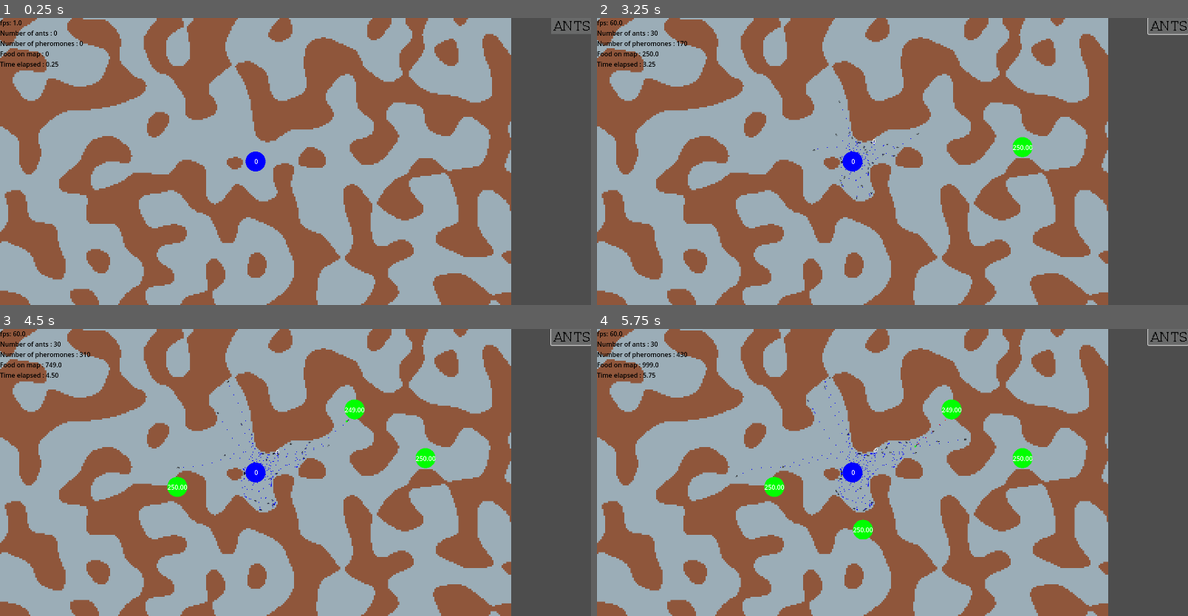
Above: before the commit, frames 1-4 (two rows, left to right).
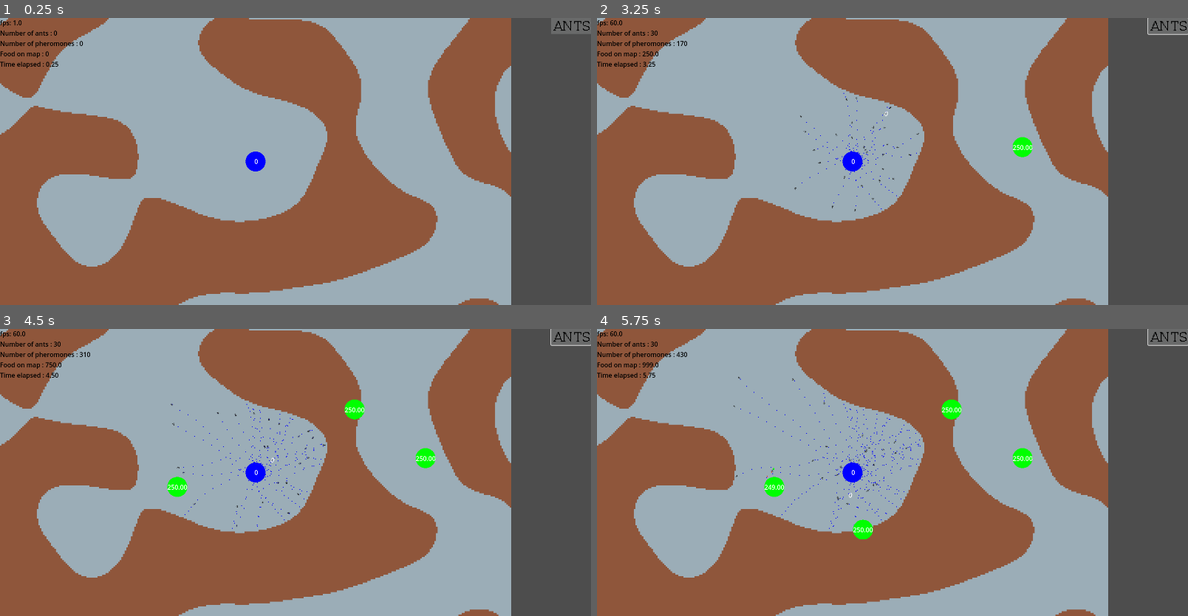
Above: after the commit, the same moments.

Repository: zPrisim/ArtificialAnts
Game: Godot game, scene res://scenes/simulation.tscn
Same seed, same stepped clock (60 frames per second), same inputs: the game is played once before the commit and once after it.
Inputs (mouse positions are in pixels of both pictures, inside the frame that each line leads up to):
- Up to frame 1 (0.25 s): no input
- Up to frame 2 (3.25 s): click (1170, 26) at 0.5 s; click (1170, 26) at 1.25 s; click (1170, 26) at 2 s; move the mouse to (1022, 147) at 2.77 s; click (1022, 147) at 2.92 s
- Up to frame 3 (4.5 s): move the mouse to (177, 486) at 3.52 s; click (177, 486) at 3.67 s; move the mouse to (354, 409) at 4.27 s; click (354, 409) at 4.42 s
- Up to frame 4 (5.75 s): move the mouse to (862, 529) at 5.02 s; click (862, 529) at 5.17 s

The runs differ from the first frame. In frame 1, 45% of the frame differs, in the area x 0-87%, y 0-100%; in frame 2, 45%; in frame 3, 45%; in frame 4, 45%.

Commit message:
modifications minimes

Diff:
--- a/scenes/ant.tscn
+++ b/scenes/ant.tscn
@@ -24,7 +24,7 @@
 collision_mask = 19
 motion_mode = 1
 slide_on_ceiling = false
-wall_min_slide_angle = 2.98277
+wall_min_slide_angle = 0.0
 platform_on_leave = 2
 script = ExtResource("1_5tacl")
 
@@ -82,4 +82,5 @@
 shape = SubResource("CircleShape2D_1c1h0")
 
 [node name="frontRayCast2D" type="RayCast2D" parent="."]
+enabled = false
 target_position = Vector2(0, -6)
--- a/scripts/ant_movement.gd
+++ b/scripts/ant_movement.gd
@@ -79,25 +79,18 @@
 	var randomRadius = sqrt(randf())
 	var randomPoint = Vector2(randomRadius * cos(randomAngle), randomRadius * sin(randomAngle))
 
-
+	var avoidance =  Vector2(0,0)
 	if frontObstacleRay.is_colliding():
 		var normal = frontObstacleRay.get_collision_normal()
 		var rng = randf()
-		var avoidance
 		velocity = Vector2(0,0)
 		if rng < 0.5:
 			avoidance = normal.rotated(PI / 4)
 		else:
 			avoidance = normal.rotated(-PI / 4)
-		desiredDirection = (desiredDirection + avoidance ).normalized()
-
-
-	if t == types.FOOD && lastFood == null:
-		desiredDirection = (desiredDirection + handlePheromoneSensors(t) + (randomPoint * wanderStrength)).normalized()
-	elif t == types.FOOD && lastFood != null:
-		desiredDirection = (desiredDirection + handlePheromoneSensors(t) + (randomPoint * wanderStrength)).normalized()
-	elif t == types.HOME:
-		desiredDirection = (desiredDirection + handlePheromoneSensors(t)+ (randomPoint * wanderStrength)).normalized()
+
+
+	desiredDirection = (desiredDirection + avoidance + handlePheromoneSensors(t)+ (randomPoint * wanderStrength)).normalized()
 
 	desiredVelocity = desiredDirection * maxSpeed
 	desiredSteeringForce = (desiredVelocity - velocity) * steerStrength
@@ -112,10 +105,10 @@
 	desiredDirection = velocity
 
 
-func sumArray(a : Array):
+func sumArray(a : Array, t):
 	var sum = 0
 	for i in a.size():
-		if a[i].type == types.FOOD:
+		if a[i].type ==t:
 			sum += a[i].value
 	return sum
 
@@ -126,6 +119,7 @@
 	var rightPheromones = rightSensor.sensor()
 	var allPheromones = leftPheromones + rightPheromones + centrePheromones
 
+
 	if t == types.FOOD:
 		set_collision_mask_value(2, true)
 		set_collision_mask_value(5, false)
@@ -135,17 +129,8 @@
 			return (v.global_position  - global_position).normalized()
 		if lastFood != null:
 			return isNear(allPheromones, lastFood)
-			#return (lastFood.global_position  - global_position).normalized()
 		hadFood = false
-		var sumLeft = sumArray(leftPheromones)
-		var sumCentre = sumArray(centrePheromones)
-		var sumRight = sumArray(rightPheromones)
-		if sumCentre > max(sumLeft,sumRight):
-			return (centreSensor.global_position - global_position).normalized()
-		elif sumLeft > sumRight:
-			return (leftSensor.global_position - global_position).normalized()
-		elif sumRight > sumLeft:
-			return (rightSensor.global_position - global_position).normalized()
+
 	elif t == types.HOME:
 		set_collision_mask_value(2, false)
 		set_collision_mask_value(5, true)
@@ -154,15 +139,24 @@
 		if v != null:
 			return (v.global_position  - global_position).normalized()
 		return isNear(allPheromones, anthill)
+
+	var sumLeft = sumArray(leftPheromones, t)
+	var sumCentre = sumArray(centrePheromones, t)
+	var sumRight = sumArray(rightPheromones, t)
+	if sumCentre > max(sumLeft,sumRight):
+		return (centreSensor.global_position - global_position).normalized()
+	elif sumLeft > sumRight:
+		return (leftSensor.global_position - global_position).normalized()
+	elif sumRight > sumLeft:
+		return (rightSensor.global_position - global_position).normalized()
 	return Vector2(0,0)
 
 func handleFood(f):
-	if(f.foodCollision.shape.radius > 1):
-		f.foodValue -= f.foodRatio/10
-		f.foodCollision.shape.radius -= f.foodRatio / f.foodRatio /10
-		hasFood = true
-	else:
+	f.foodValue -= f.foodRatio/10
+	if f.foodValue <1:
 		f.queue_free()
+	hasFood = true
+
 
 func isNear(pA : Array, n : Node2D) -> Vector2:
 	var minDist = 5000
@@ -191,11 +185,10 @@
 			if !hadFood:
 				lastFood = collider
 				hadFood = true
-			TurnAround()
 		elif collider.is_in_group("antHill") and hasFood:
 			hasFood = false
 			collider.foodNumber += 1
-			TurnAround()
+		TurnAround()
 	queue_redraw()
 
 
--- a/scripts/food.gd
+++ b/scripts/food.gd
@@ -13,8 +13,7 @@
 	foodValue = radius * foodRatio
 
 func _physics_process(_delta):
-	if foodValue < 0:
-		queue_free()
+
 	queue_redraw()
 
 func _draw():
--- a/scripts/map.gd
+++ b/scripts/map.gd
@@ -5,7 +5,7 @@
 func _ready() -> void:
 	randomize()
 	fnl.seed = randi()
-	fnl.frequency = 0.03
+	fnl.frequency = 0.01
 	fnl.noise_type =FastNoiseLite.TYPE_SIMPLEX_SMOOTH
 	fnl.fractal_type = FastNoiseLite.FRACTAL_FBM
 	fnl.fractal_octaves = 1
